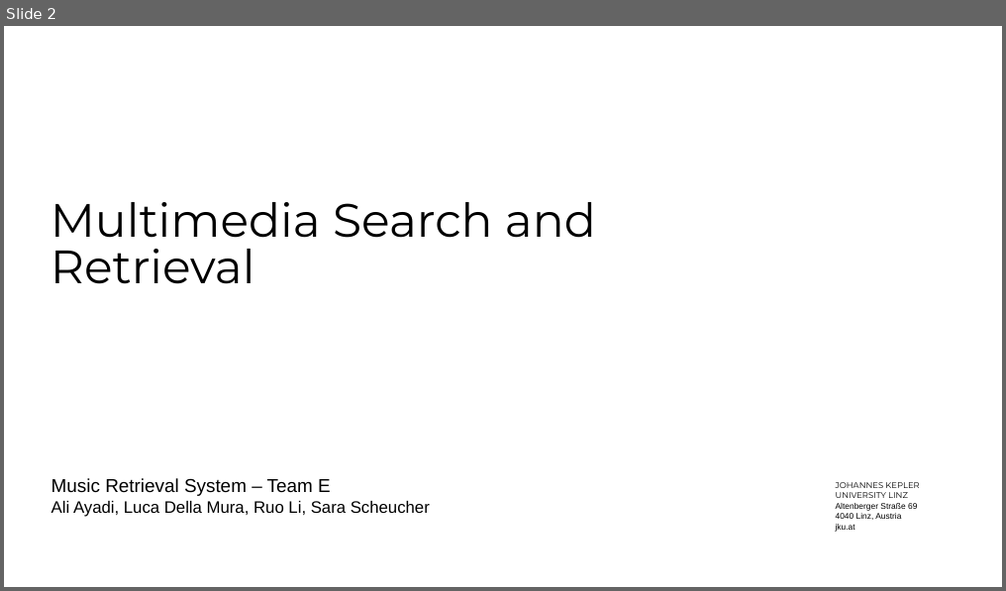
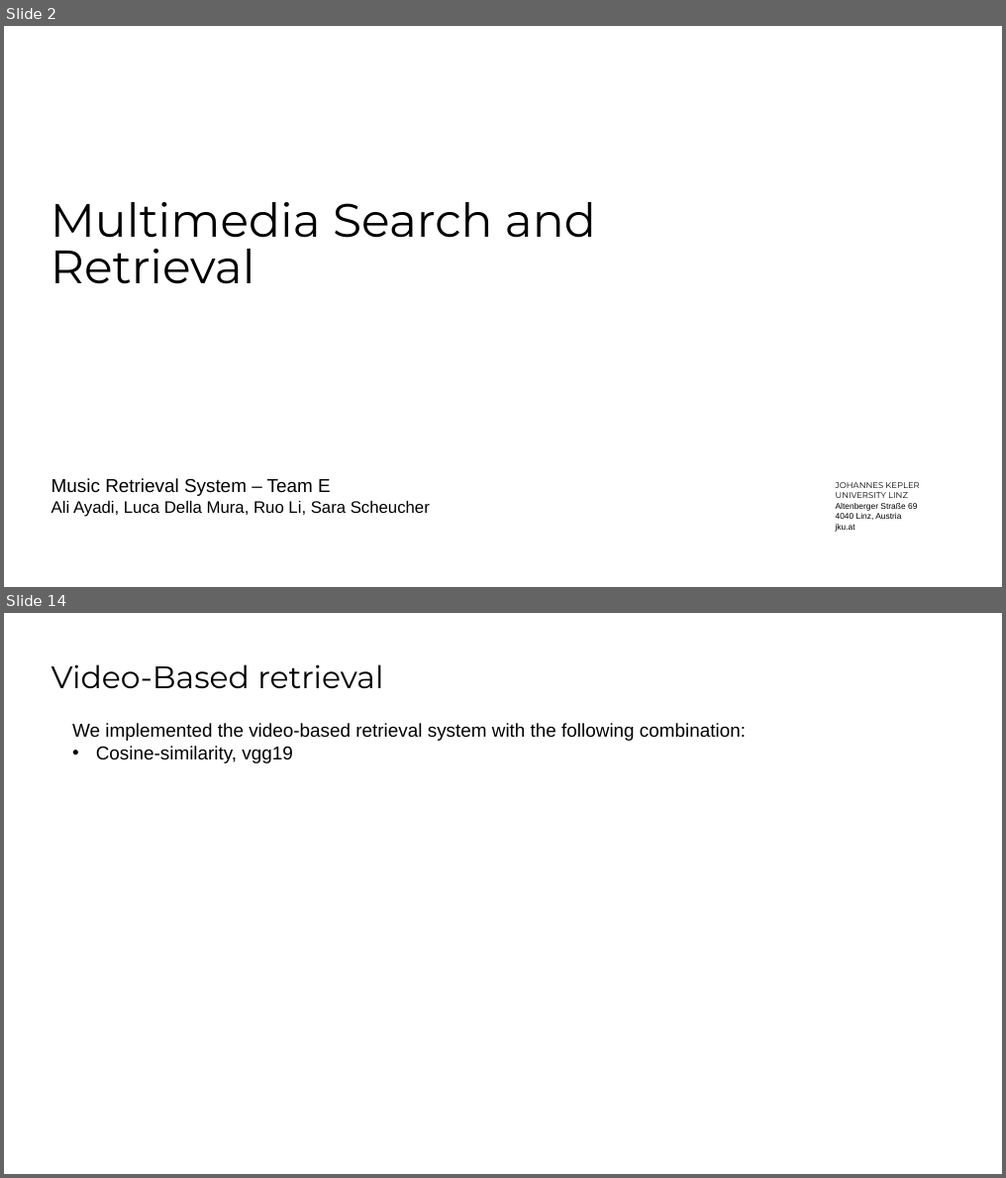
Before and after one commit to SaraCoolman/MMSR, a slide deck: project_3_team_E/Final Presentation.pptx. Shown one above the other, each under a label of ours: slide 2 before the commit, slides 2 and 14 after it; the slides between them are not shown. The pictures are 1006x591 and 1006x1178 pixels, drawn with LibreOffice and Linux fonts; fonts in the diff are those of the drawing; background and template pictures are left out. Boxes give left, top, right and bottom in pixels: in the first picture for what was removed or moved away, otherwise in the second. Text is boxed around its words. In the diff, an @@ line names an element or a change of style, - is before the commit and + after.

```diff
--- a/project_3_team_E/Final Presentation.pptx
+++ b/project_3_team_E/Final Presentation.pptx
@@ slide 14 added at box(4, 613, 1002, 1174), background #FFFFFF @@
@@ title added at box(52, 664, 383, 688), 30 pt, text #000000 @@
+Video-Based retrieval
@@ text added at box(72, 723, 746, 763), 18 pt, text #000000 @@
+We implemented the video-based retrieval system with the following combination:
+• Cosine-similarity, vgg19
```
Also in this commit, not shown: 1 slide changed, 14 other slides added, 3 slides removed.
